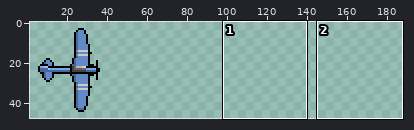
Two states of a sprite sheet, assets/a1.png. Above: a wide view before the commit, with the close-up outlined.
Close-up. Before the edit:
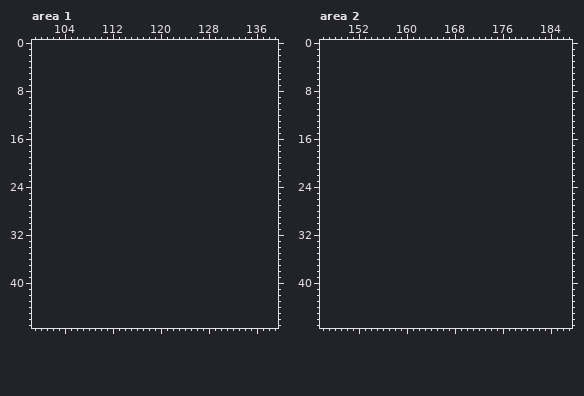
The file is 48x48 pixels. Shown: area 1: x 99..139, y 0..47; area 2: x 146..187, y 0..47. The old version is drawn lined up with the new one, on the new canvas. The wide view leaves out empty margins. The commit also changed other parts of the picture, which this record leaves out.
Now the later version:
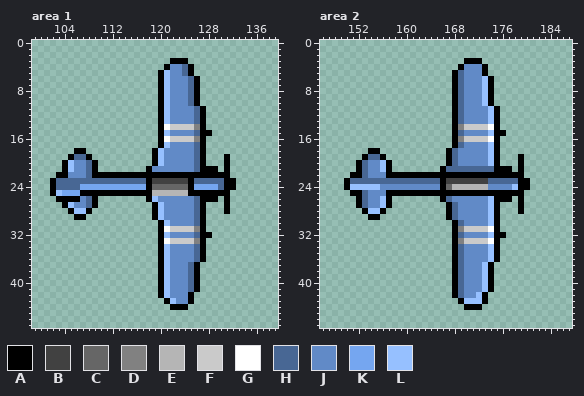
Palette (. is transparent): A #000000  B #414141  C #666666  D #818181  E #b5b5b5  F #cacaca  G #ffffff  H #486794  J #618ac7  K #75a6f0  L #96c0ff
Changes in this commit:
canvas 48x48 -> 192x48
--- area 1
@@ x 99..139 @@
  2 .........................................
- 3 .........................................
- 4 .........................................
- 5 .........................................
- 6 .........................................
- 7 .........................................
- 8 .........................................
- 9 .........................................
-10 .........................................
-11 .........................................
-12 .........................................
-13 .........................................
-14 .........................................
-15 .........................................
-16 .........................................
-17 .........................................
-18 .........................................
-19 .........................................
-20 .........................................
-21 .........................................
-22 .........................................
-23 .........................................
-24 .........................................
-25 .........................................
-26 .........................................
-27 .........................................
-28 .........................................
-29 .........................................
-30 .........................................
-31 .........................................
-32 .........................................
-33 .........................................
-34 .........................................
-35 .........................................
-36 .........................................
-37 .........................................
-38 .........................................
-39 .........................................
-40 .........................................
-41 .........................................
-42 .........................................
-43 .........................................
-44 .........................................
+ 3 .......................AAA...............
+ 4 ......................AJJHA..............
+ 5 .....................ALJJHA..............
+ 6 .....................ALJJJHA.............
+ 7 .....................ALJJJHA.............
+ 8 .....................ALJJJHA.............
+ 9 .....................ALJJJHA.............
+10 .....................ALJJJHA.............
+11 .....................ALJJJJHA............
+12 .....................ALJJJJHA............
+13 .....................ALJJJJHA............
+14 .....................AGFFFFDA............
+15 .....................ALJJJJHAA...........
+16 .....................AGFFFFDA............
+17 .....................ALJJJJHA............
+18 .......AA...........ALJJJJJHA............
+19 ......AHHA..........ALJJJJJHA...A........
+20 .....ALJJHA.........ALJJJJJHA...A........
+21 .....ALJJHA........AJJJJJJJHAAA.A........
+22 ....AAJJJHAAAAAAAAAAAAAAAAAAAAAAA........
+23 ...AHHHHHHHHHHHHHHHABBBBBBAHHHHHAA.......
+24 ...AHHHHKKKKKKKKKKKACCCCCCAKKKKHAA.......
+25 ...ALKKKAAAAAAAAAAAAEEEEEEAAAAAAA........
+26 ....AAAAJHA........ALJJJJJJHAAA.A........
+27 .....ALJJHA.........ALJJJJJHA...A........
+28 ......ALLA..........ALJJJJJHA...A........
+29 .......AA...........ALJJJJJHA............
+30 .....................ALJJJJHA............
+31 .....................AGFFFFDA............
+32 .....................ALJJJJHAA...........
+33 .....................AGFFFFDA............
+34 .....................ALJJJJHA............
+35 .....................ALJJJJHA............
+36 .....................ALJJJJHA............
+37 .....................ALJJJHA.............
+38 .....................ALJJJHA.............
+39 .....................ALJJJHA.............
+40 .....................ALJJJHA.............
+41 .....................ALJJJHA.............
+42 .....................ALJJJA..............
+43 ......................ALJJA..............
+44 .......................AAA...............
 45 .........................................
--- area 2
@@ x 146..187 @@
  2 ..........................................
- 3 ..........................................
- 4 ..........................................
- 5 ..........................................
- 6 ..........................................
- 7 ..........................................
- 8 ..........................................
- 9 ..........................................
-10 ..........................................
-11 ..........................................
-12 ..........................................
-13 ..........................................
-14 ..........................................
-15 ..........................................
-16 ..........................................
-17 ..........................................
-18 ..........................................
-19 ..........................................
-20 ..........................................
-21 ..........................................
-22 ..........................................
-23 ..........................................
-24 ..........................................
-25 ..........................................
-26 ..........................................
-27 ..........................................
-28 ..........................................
-29 ..........................................
-30 ..........................................
-31 ..........................................
-32 ..........................................
-33 ..........................................
-34 ..........................................
-35 ..........................................
-36 ..........................................
-37 ..........................................
-38 ..........................................
-39 ..........................................
-40 ..........................................
-41 ..........................................
-42 ..........................................
-43 ..........................................
-44 ..........................................
+ 3 ........................AAA...............
+ 4 .......................AJJJA..............
+ 5 ......................AHJJJA..............
+ 6 ......................AHJJJLA.............
+ 7 ......................AHJJJLA.............
+ 8 ......................AHJJJLA.............
+ 9 ......................AHJJJLA.............
+10 ......................AHJJJLA.............
+11 ......................AHJJJJLA............
+12 ......................AHJJJJLA............
+13 ......................AHJJJJLA............
+14 ......................ADFFFFGA............
+15 ......................AHJJJJLAA...........
+16 ......................ADFFFFGA............
+17 ......................AHJJJJLA............
+18 ........AA...........AHJJJJJLA............
+19 .......AHHA..........AHJJJJJLA...A........
+20 ......AHJJLA.........AHJJJJJLA...A........
+21 ......AHJJLA........AHHHHHHHHAAA.A........
+22 .....AAHJJJAAAAAAAAAAAAAAAAAAAAAAA........
+23 ....AHHHHHHHHHHHHHHHABBBBBBBHHHHHAA.......
+24 ....ALLLLLJJJJJJJJJJACEEEEEEJJJJLAA.......
+25 .....AAHJJJAAAAAAAAAAAAAAAAAAAAAAA........
+26 ......AHJJLA........AHJJJJJJLAAA.A........
+27 ......AHJJLA.........AHJJJJJLA...A........
+28 .......ALLA..........AHJJJJJLA...A........
+29 ........AA...........AHJJJJJLA............
+30 ......................AHJJJJLA............
+31 ......................ADFFFFGA............
+32 ......................AHJJJJLAA...........
+33 ......................ADFFFFGA............
+34 ......................AHJJJJLA............
+35 ......................AHJJJJLA............
+36 ......................AHJJJJLA............
+37 ......................AHJJJLA.............
+38 ......................AHJJJLA.............
+39 ......................AHJJJLA.............
+40 ......................AHJJJLA.............
+41 ......................AHJJJLA.............
+42 ......................AHJJLA..............
+43 .......................ALLLA..............
+44 ........................AAA...............
 45 ..........................................
Where, in picture pixels (left, top, right, bottom), the same in both close-ups:
added: (50, 58, 236, 310)
added: (344, 58, 530, 310)
